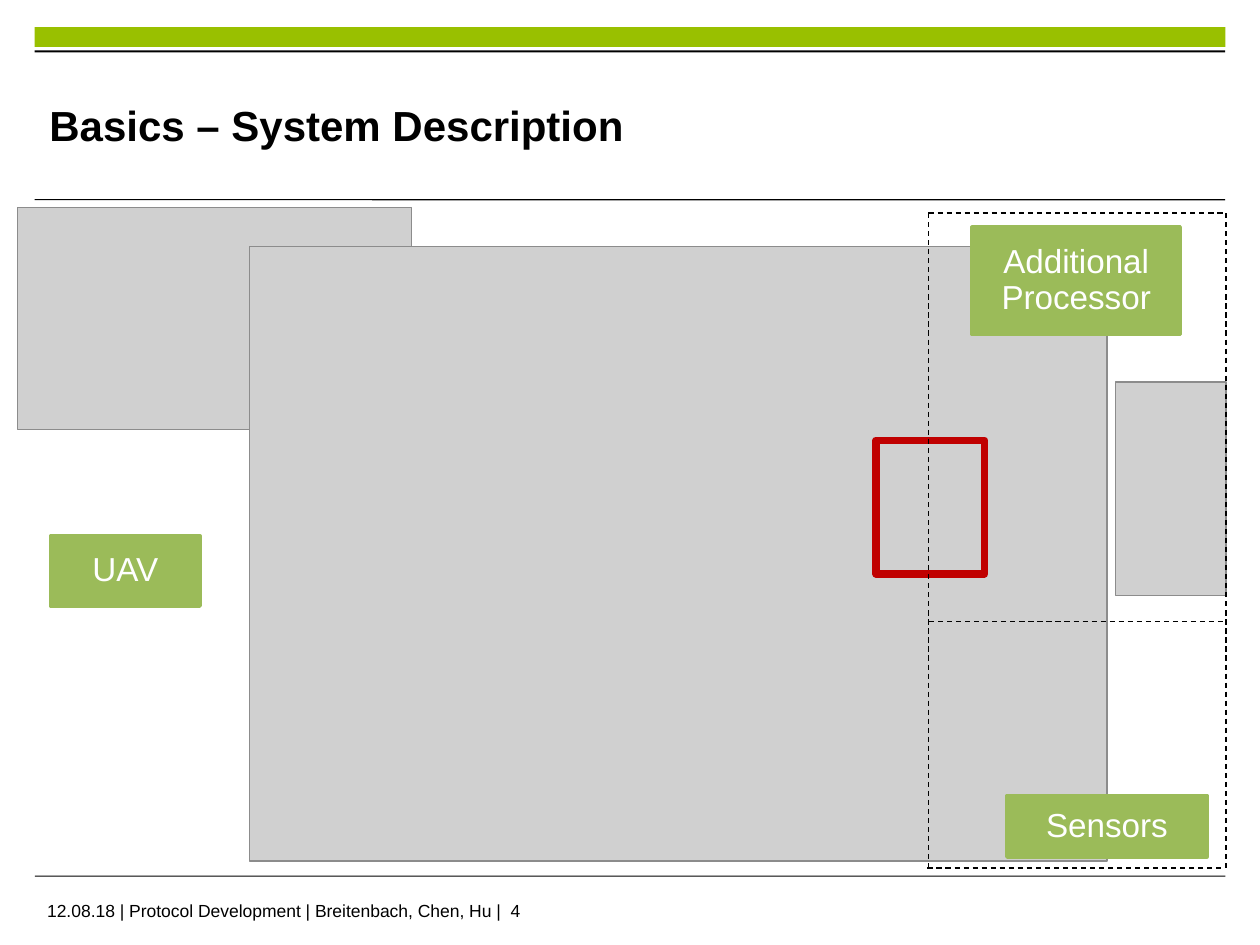
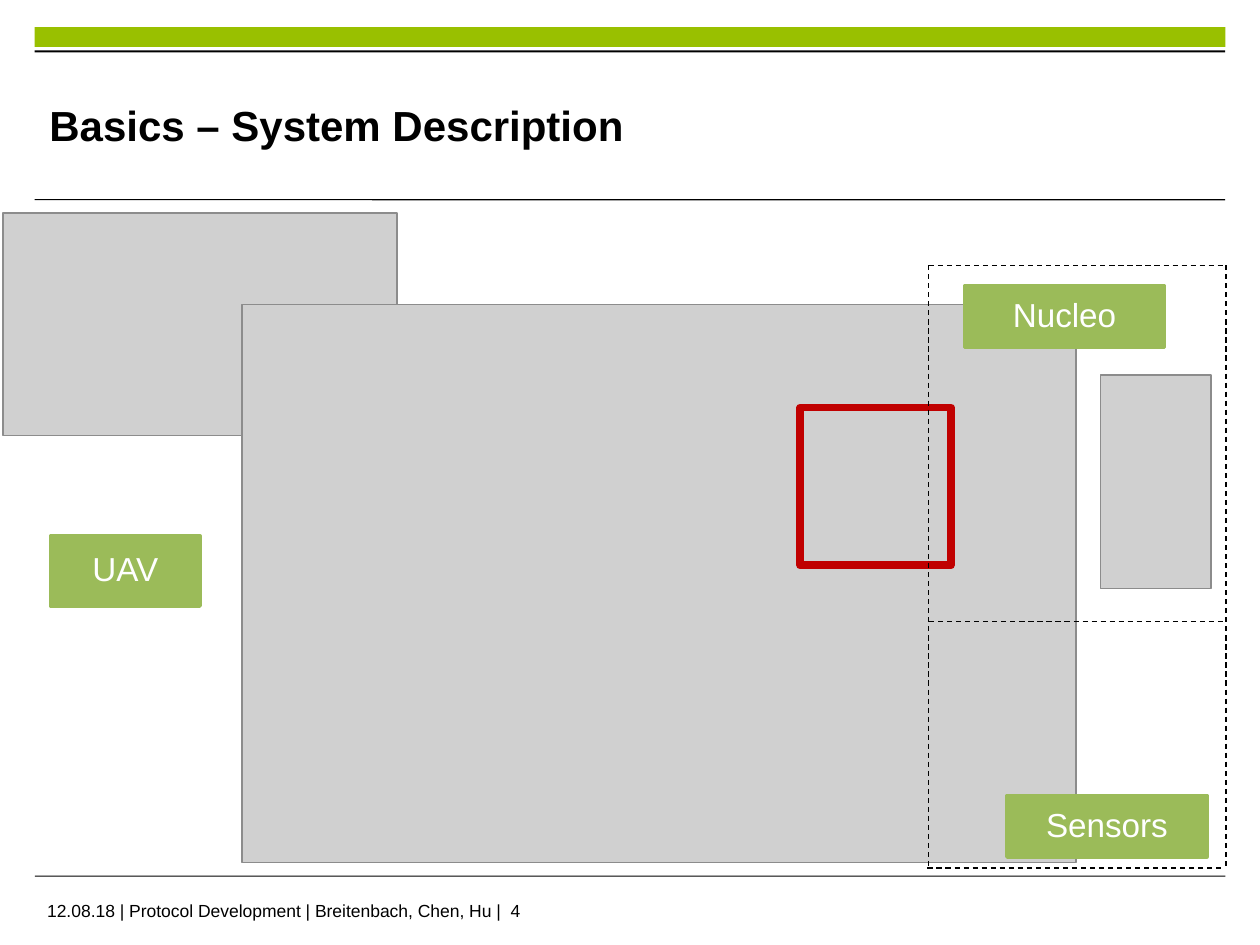
Before and after one commit to im-Kitsch/RMR_sensor_fusion, a slide deck: slide 4 of data/presentation/PS_presentation_FINAL.pptx. Drawn at 1260x945 pixels with LibreOffice and Linux fonts; fonts in the diff are those of the drawing; grey boxes stand for pictures; background and template pictures are left out. Boxes give left, top, right and bottom in pixels: in the first picture for what was removed or moved away, otherwise in the second. Text is boxed around its words. In the diff, an @@ line names an element or a change of style, - is before the commit and + after.

```diff
--- a/data/presentation/PS_presentation_FINAL.pptx
+++ b/data/presentation/PS_presentation_FINAL.pptx
@@ picture moved from (x1=18, y1=208, x2=412, y2=430) to (x1=4, y1=213, x2=398, y2=435) @@
@@ line moved from (929, 213) - (929, 868) to (929, 265) - (929, 868) @@
@@ line moved from (929, 213) - (1226, 213) to (929, 265) - (1226, 265) @@
@@ text removed at (x1=1002, y1=249, x2=1151, y2=310) @@
-Additional Processor
@@ line moved from (1226, 213) - (1226, 868) to (1226, 265) - (1226, 868) @@
@@ rectangle resized from (x1=973, y1=227, x2=1181, y2=334) to (x1=965, y1=286, x2=1166, y2=348) @@
@@ picture resized from (x1=249, y1=247, x2=1108, y2=862) to (x1=242, y1=305, x2=1076, y2=863) @@
@@ text added at (x1=1013, y1=303, x2=1116, y2=328), 19 pt, text #FFFFFF @@
+Nucleo
@@ picture moved from (x1=1115, y1=382, x2=1226, y2=595) to (x1=1100, y1=375, x2=1211, y2=588) @@
@@ rectangle resized from (x1=876, y1=441, x2=984, y2=575) to (x1=800, y1=407, x2=950, y2=564) @@
```
Also in this commit, not shown: 2 other slides changed.
